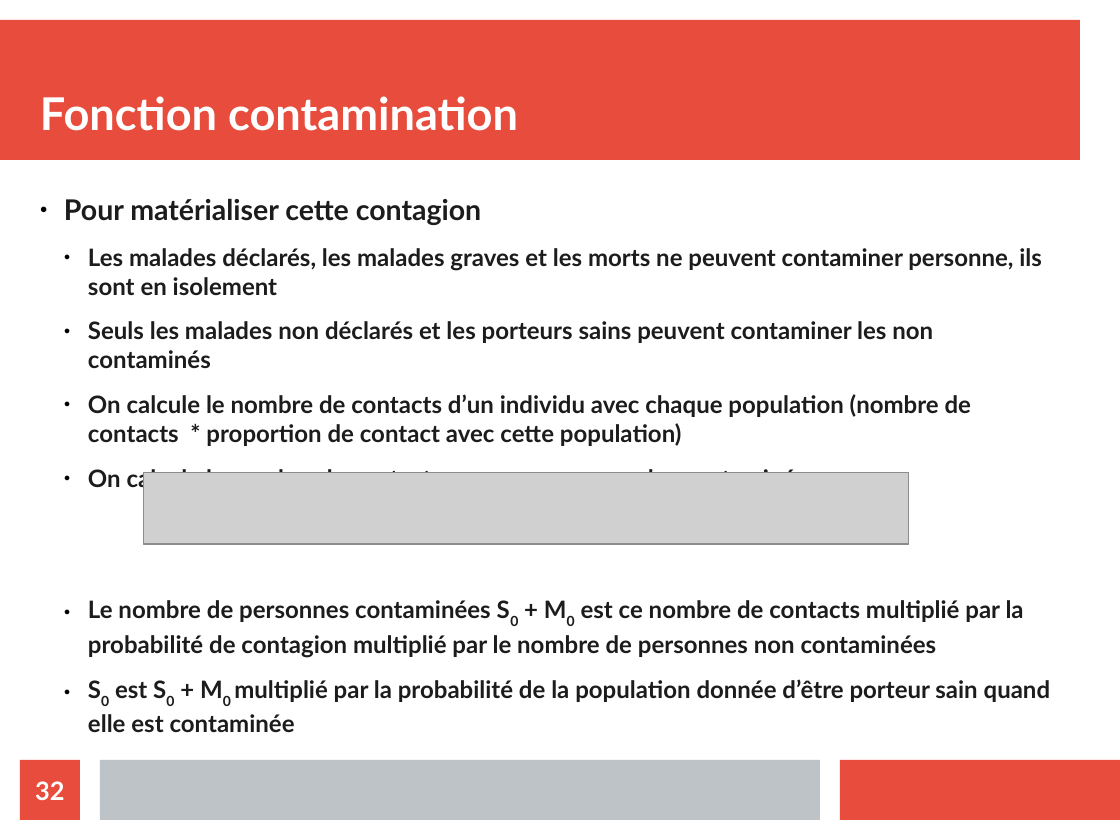
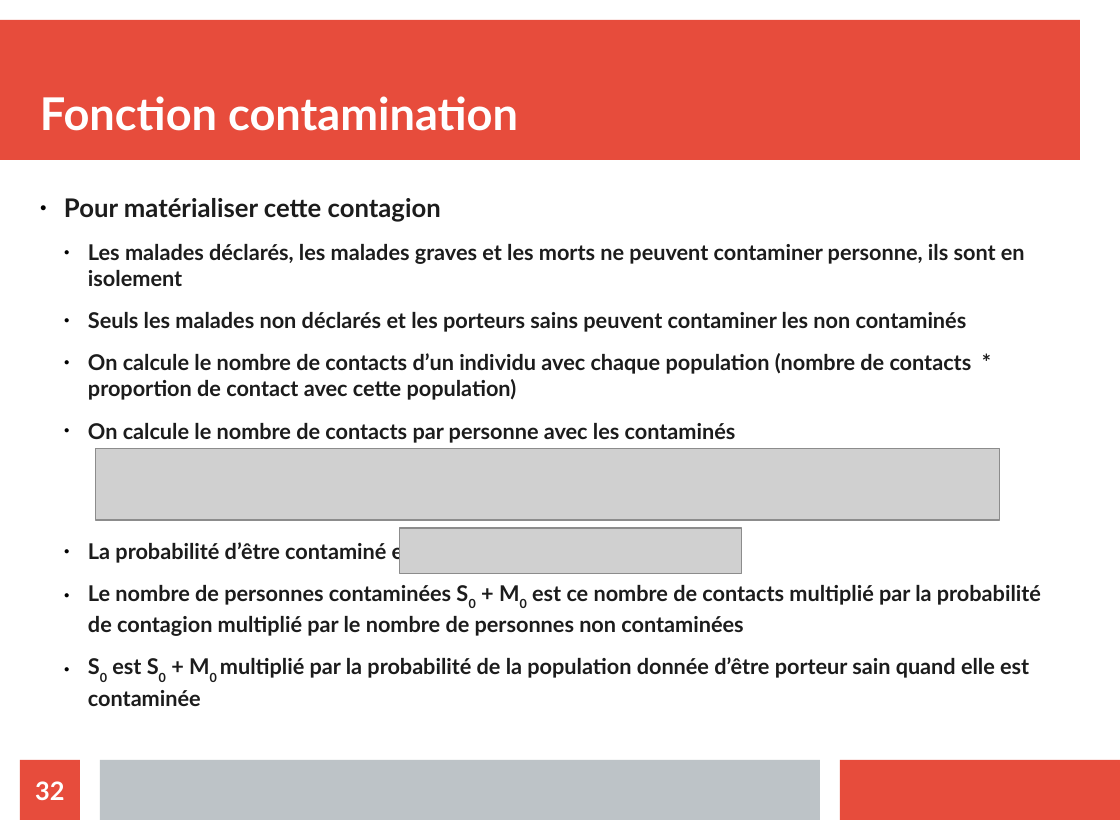
Before and after one commit to ludovicth/covid-19, a slide deck: slide 32 of Réflexions épidémie.odp. Drawn at 1120x840 pixels with LibreOffice and Linux fonts; fonts in the diff are those of the drawing; grey boxes stand for pictures. Boxes give left, top, right and bottom in pixels: in the first picture for what was removed or moved away, otherwise in the second. Text is boxed around its words. In the diff, an @@ line names an element or a change of style, - is before the commit and + after.

```diff
--- a/Réflexions épidémie.odp
+++ b/Réflexions épidémie.odp
@@ text at (x1=64, y1=198, x2=1041, y2=706): size 20.1 to 18.2 pt in "Pour matérialiser cette contagion"; size 17.1 to 15.4 pt @@
@@ picture resized from (x1=144, y1=473, x2=910, y2=545) to (x1=96, y1=448, x2=1000, y2=520) @@
@@ picture added at (x1=400, y1=528, x2=743, y2=574) @@
@@ text at (x1=88, y1=540, x2=421, y2=564): paragraph added @@
+  ● La probabilité d’être contaminé est
```
Also in this commit, not shown: 7 other slides changed.
